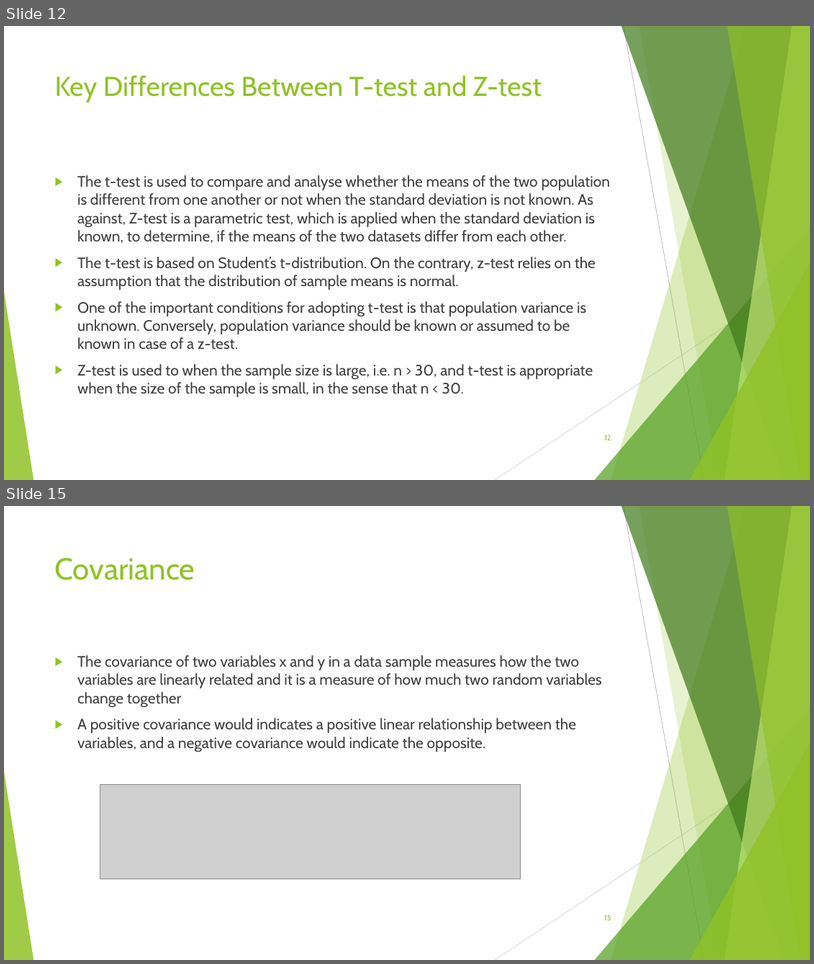
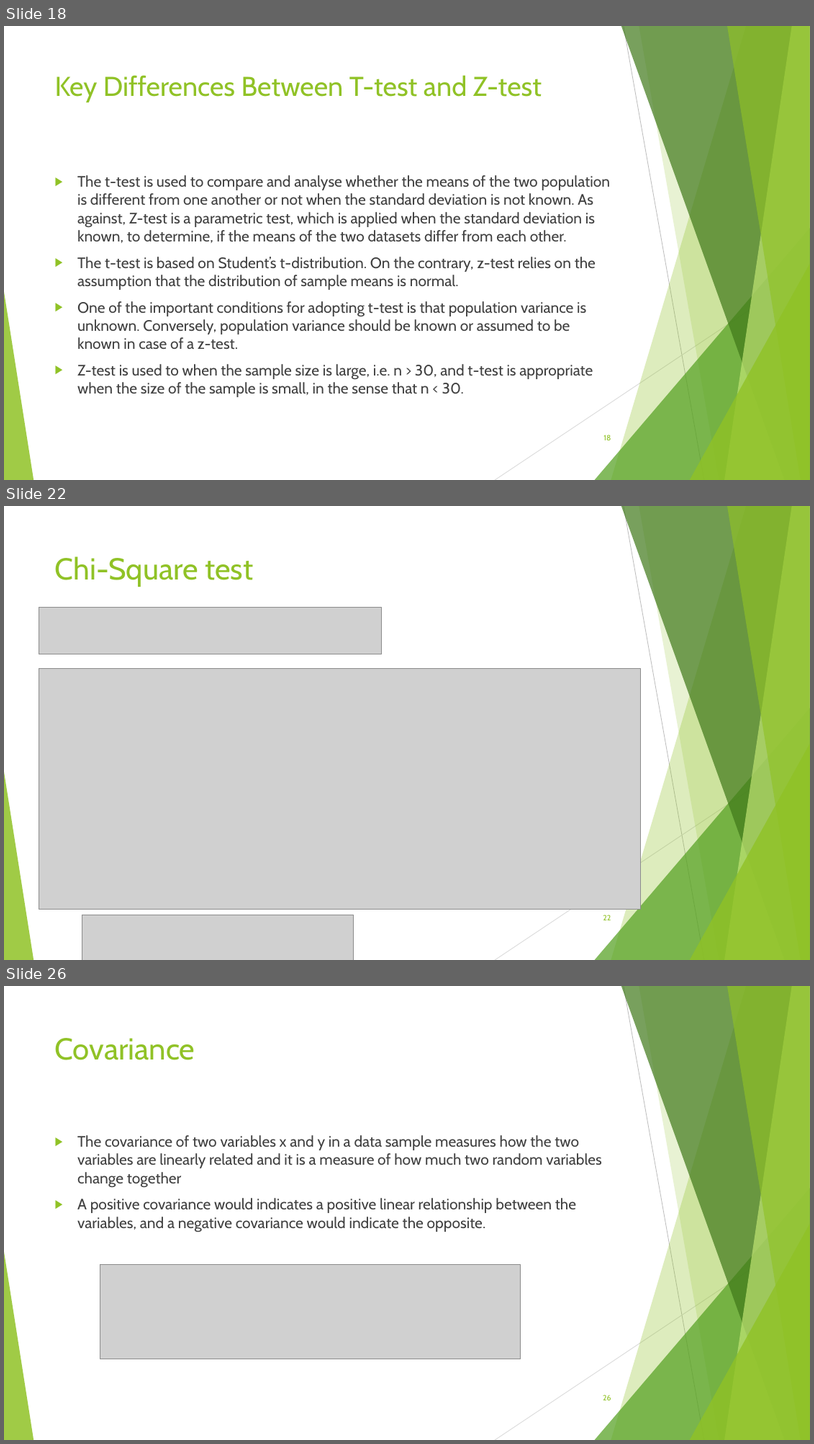
Before and after one commit to Deepaknatural/Training, a slide deck: STATISTICS.pptx. Shown one above the other, each under a label of ours: slides 12 and 15 before the commit, slides 18, 22 and 26 after it; the slides between them are not shown. The pictures are 814x964 and 814x1444 pixels, drawn with LibreOffice and Linux fonts; fonts in the diff are those of the drawing; grey boxes stand for pictures; background and template pictures are left out. Boxes give left, top, right and bottom in pixels: in the first picture for what was removed or moved away, otherwise in the second. Text is boxed around its words. In the diff, an @@ line names an element or a change of style, - is before the commit and + after.

```diff
--- a/STATISTICS.pptx
+++ b/STATISTICS.pptx
@@ slide 22 added at (4, 506, 810, 960), background #FFFFFF; not listed: 10 template elements that a slide beside it also shows @@
@@ title added at (55, 556, 253, 587), 36 pt, text #90C226 @@
+Chi-Square test
@@ picture added at (39, 608, 382, 654) @@
@@ picture added at (39, 669, 641, 909) @@
@@ picture added at (82, 914, 354, 960) @@
@@ page number added at (603, 914, 611, 920), 9 pt, text #90C226 @@
+22
@@ what was slide 12 is now slide 18 @@
@@ page number at (604, 434, 611, 440): text changed @@
-12
+18
@@ what was slide 15 is now slide 26 @@
@@ page number at (603, 1394, 611, 1400): text changed @@
-15
+26
```
Also in this commit, not shown: 7 slides changed, 11 other slides added, 1 slide removed, 2 other files.
